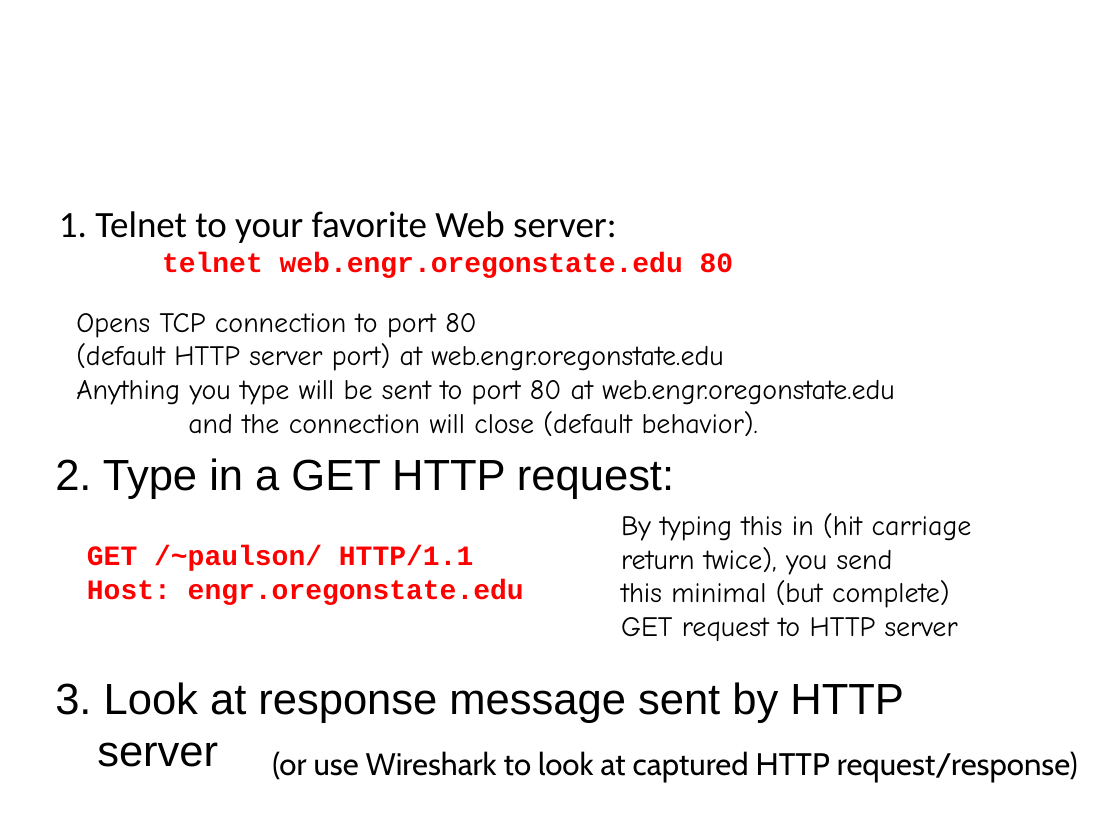
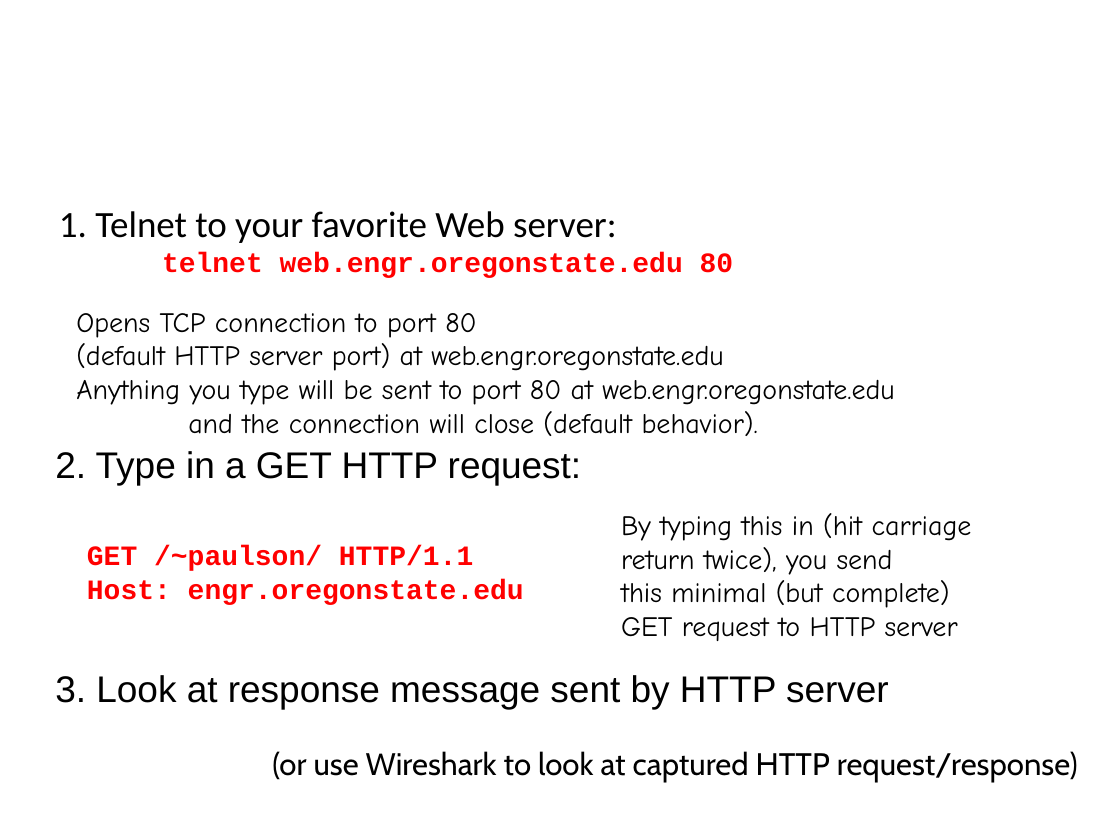
Before and after one commit to ejdea/CS372, a slide deck: slide 15 of Week3/Lectures/Lecture10.ppt. Drawn at 1120x840 pixels with LibreOffice and Linux fonts; fonts in the diff are those of the drawing; background and template pictures are left out. Boxes give left, top, right and bottom in pixels: in the first picture for what was removed or moved away, otherwise in the second. Text is boxed around its words. In the diff, an @@ line names an element or a change of style, - is before the commit and + after.

```diff
--- a/Week3/Lectures/Lecture10.ppt
+++ b/Week3/Lectures/Lecture10.ppt
@@ text "2. Type in a GET ..." at (55,451,582,485): size 28 to 23.8 pt; line spacing 1 to 0.9 @@
@@ text "3. Look at response message ..." at (55,675,889,709): size 28 to 23.8 pt; line spacing 1 to 0.9 @@
```
Also in this commit, not shown: 3 other slides changed, 1 slide added, 19 other files.
